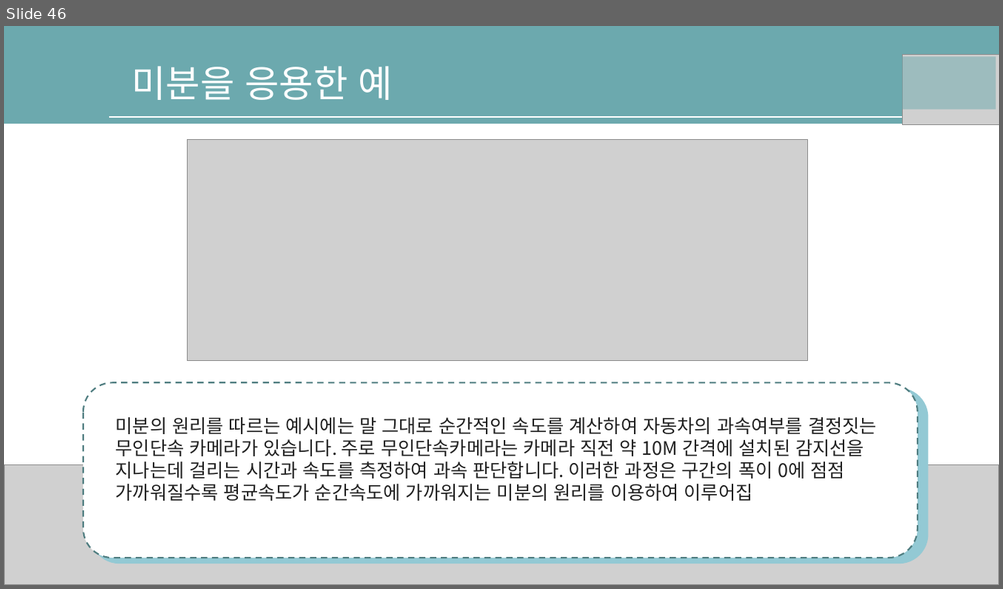
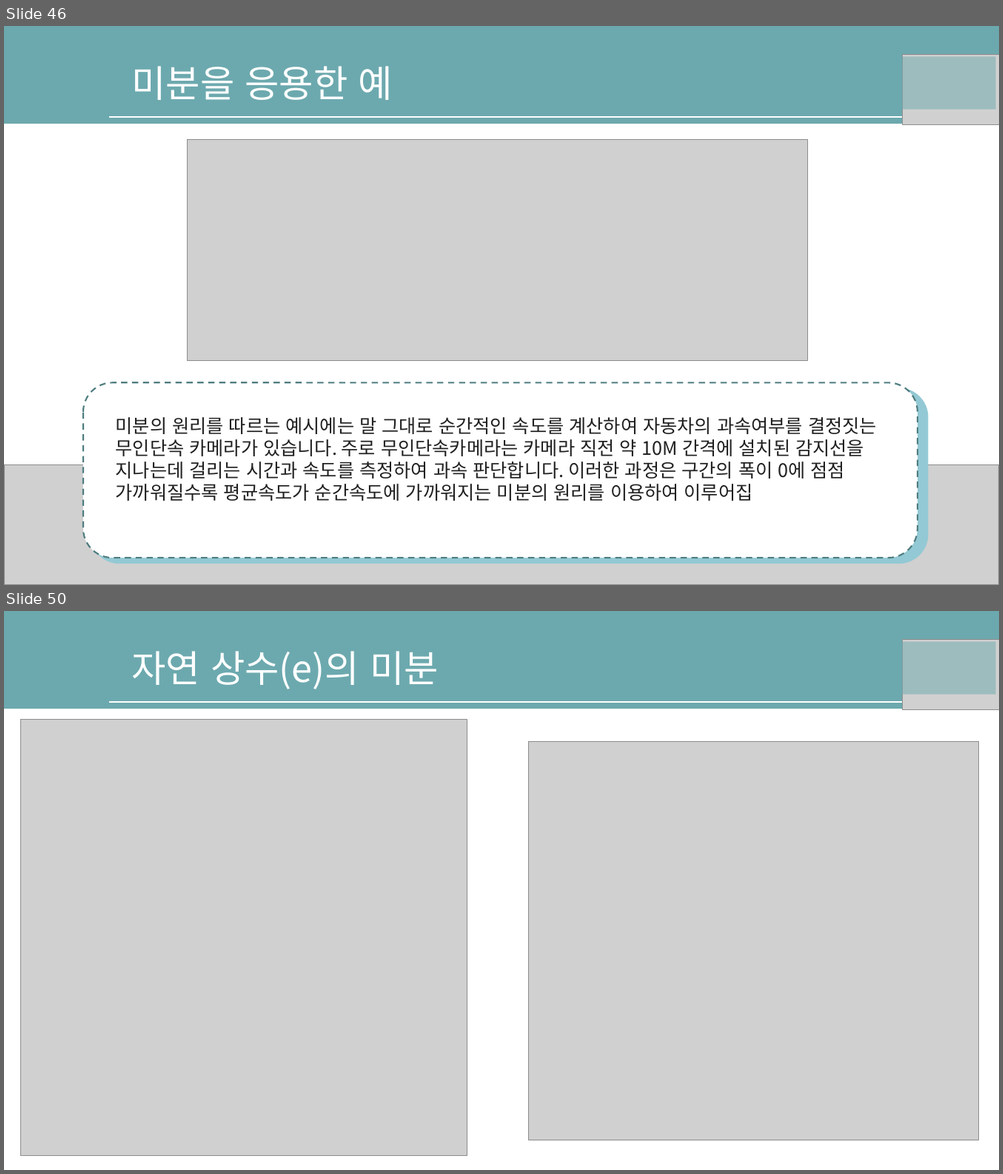
Before and after one commit to nqwrt/ai_doucument, a slide deck: AI-딥러닝을위한-수학공식.pptx. Shown one above the other, each under a label of ours: slide 46 before the commit, slides 46 and 50 after it; the slides between them are not shown. The pictures are 1003x589 and 1003x1174 pixels, drawn with LibreOffice and Linux fonts; fonts in the diff are those of the drawing; grey boxes stand for pictures; background and template pictures are left out. Boxes give left, top, right and bottom in pixels: in the first picture for what was removed or moved away, otherwise in the second. Text is boxed around its words. In the diff, an @@ line names an element or a change of style, - is before the commit and + after.

```diff
--- a/AI-딥러닝을위한-수학공식.pptx
+++ b/AI-딥러닝을위한-수학공식.pptx
@@ slide 50 added at (x1=4, y1=611, x2=999, y2=1170), background #FFFFFF; not listed: 2 template elements that a slide beside it also shows @@
@@ text added at (x1=131, y1=651, x2=438, y2=689), 36 pt, text #FFFFFF @@
+자연 상수(e)의 미분
@@ rectangle added at (x1=899, y1=641, x2=996, y2=695), fill #6CA9AE at 50% opacity @@
@@ picture added at (x1=902, y1=639, x2=999, y2=709) @@
@@ picture added at (x1=21, y1=720, x2=466, y2=1156) @@
@@ picture added at (x1=529, y1=741, x2=979, y2=1141) @@
```
Also in this commit, not shown: 6 other slides added.
